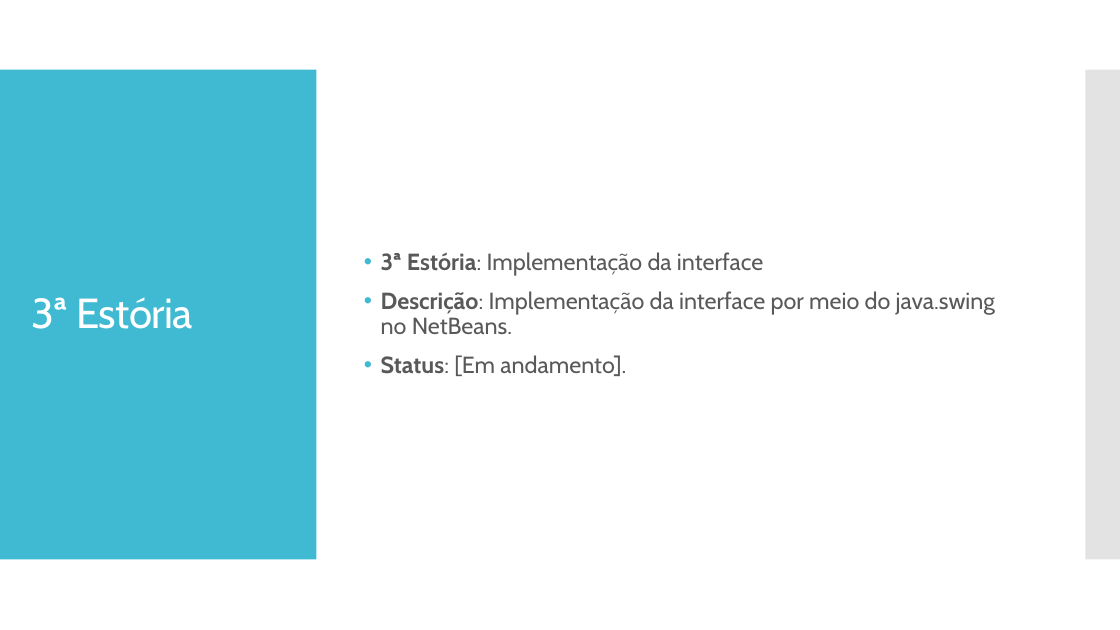
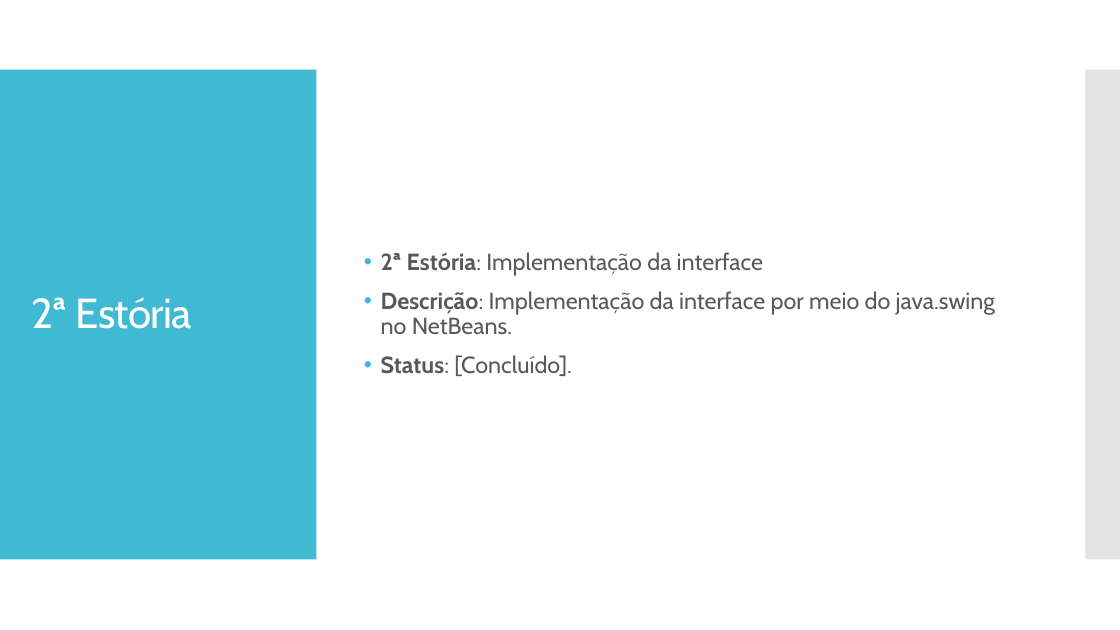
Before and after one commit to AlexandroGonSan/Projeto_final_POO_2018.2, a slide deck: slide 4 of Sprints/Sprint_004 da equipe.pptx. Drawn at 1120x630 pixels with LibreOffice and Linux fonts; fonts in the diff are those of the drawing. Boxes give left, top, right and bottom in pixels: in the first picture for what was removed or moved away, otherwise in the second. Text is boxed around its words. In the diff, an @@ line names an element or a change of style, - is before the commit and + after.

Commit message:
Atualização 2 do slide do sprint 4

```diff
--- a/Sprints/Sprint_004 da equipe.pptx
+++ b/Sprints/Sprint_004 da equipe.pptx
@@ text at box(381, 252, 763, 276): text changed @@
-• 3ª Estória: Implementação da interface
+• 2ª Estória: Implementação da interface
@@ title at box(32, 297, 192, 329): text changed @@
-3ª Estória
+2ª Estória
@@ text at box(381, 355, 572, 376): text changed @@
-• Status: [Em andamento].
+• Status: [Concluído].
```
